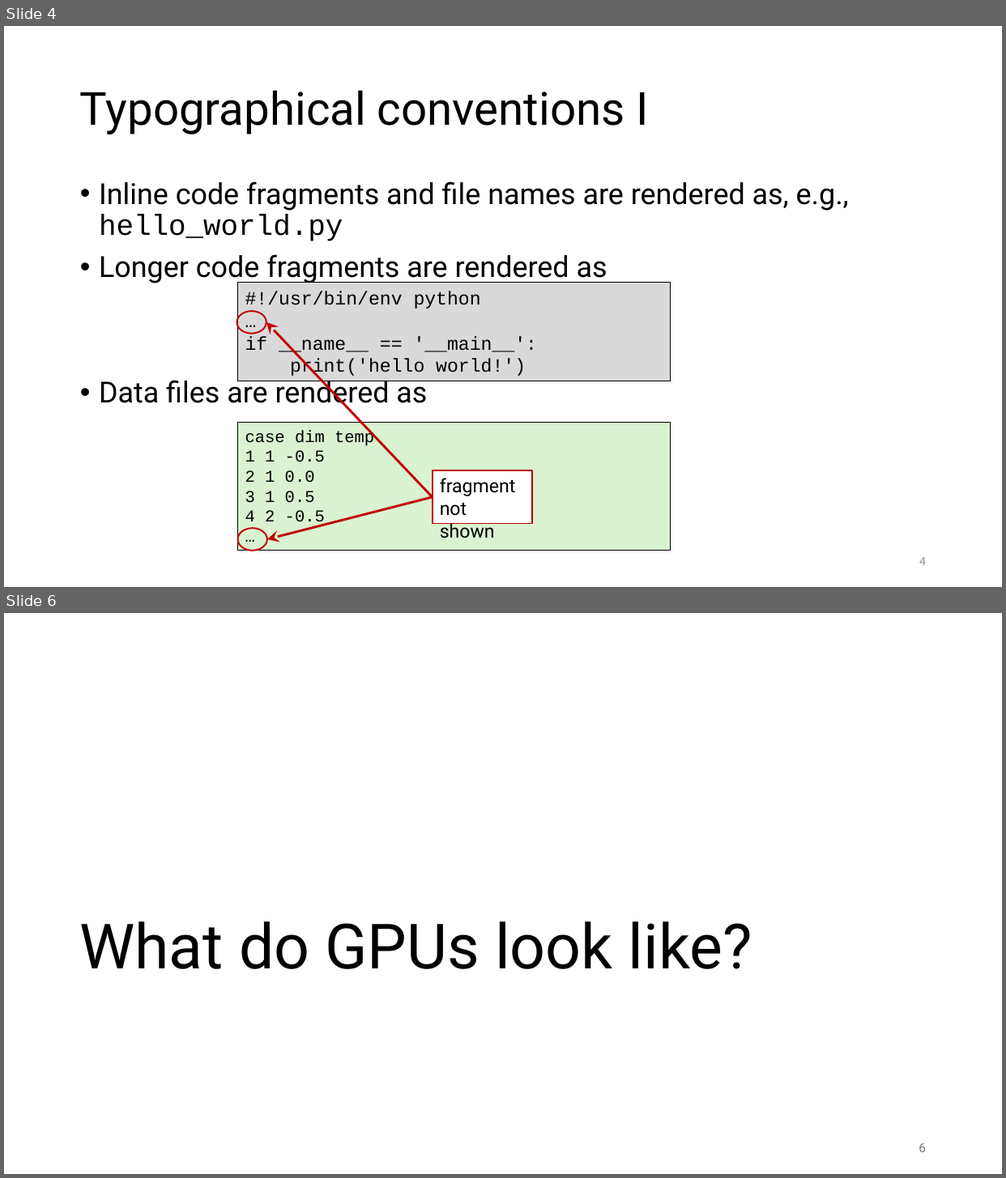
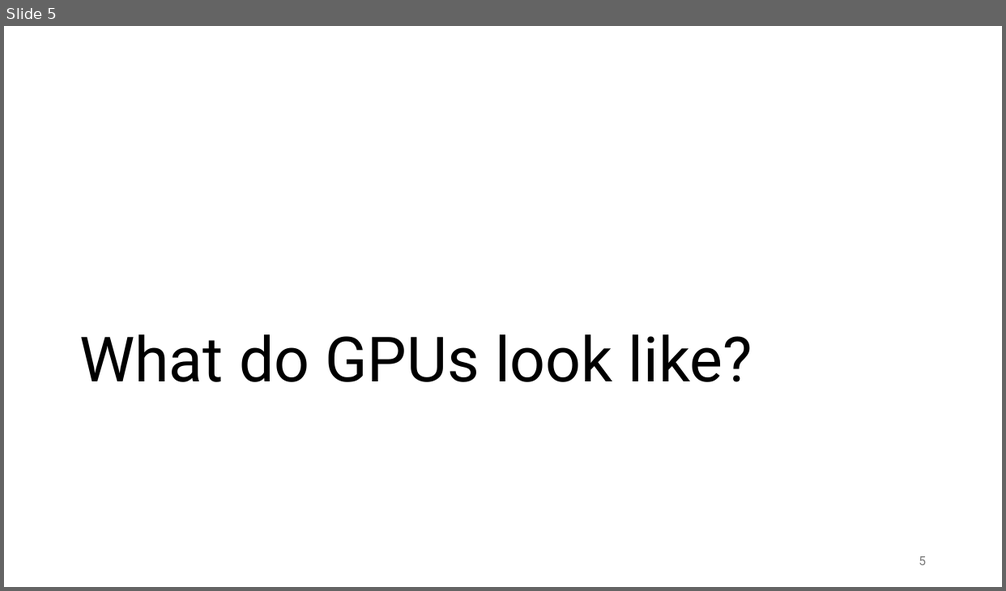
Before and after one commit to gjbex/GPU-programming, a slide deck: gpu_programming.pptx. Shown one above the other, each under a label of ours: slides 4 and 6 before the commit, slide 5 after it; the slides between them are not shown. The pictures are 1006x1178 and 1006x591 pixels, drawn with LibreOffice and Linux fonts; fonts in the diff are those of the drawing. Boxes give left, top, right and bottom in pixels: in the first picture for what was removed or moved away, otherwise in the second. Text is boxed around its words. In the diff, an @@ line names an element or a change of style, - is before the commit and + after.

```diff
--- a/gpu_programming.pptx
+++ b/gpu_programming.pptx
@@ slide 4 removed at (4,26,1002,587), background #FFFFFF @@
@@ title removed at (80,90,649,135) @@
-Typographical conventions I
@@ text removed at (99,182,849,410) @@
-• Inline code fragments and file names are rendered as, e.g., hello_world.py
-• Longer code fragments are rendered as
-• Data files are rendered as
@@ rectangle removed at (237,283,671,381) @@
-#!/usr/bin/env python
-…
-if __name__ == '__main__':
-print('hello world!')
@@ group removed at (236,311,532,551): 2 ellipses, 2 arrows, 1 rectangle @@
-fragment
-not shown
@@ rectangle removed at (237,422,671,551) @@
-case dim temp
-1 1 -0.5
-2 1 0.0
-3 1 0.5
-4 2 -0.5
-…
@@ page number removed at (919,557,926,565) @@
-4
@@ what was slide 6 is now slide 5 @@
```
Also in this commit, not shown: 3 slides changed.
